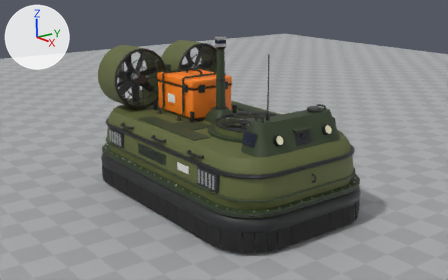
The Blender file assets/vehicle_blender/version_2/hovercraft_v2.blend: old version first, new version second.
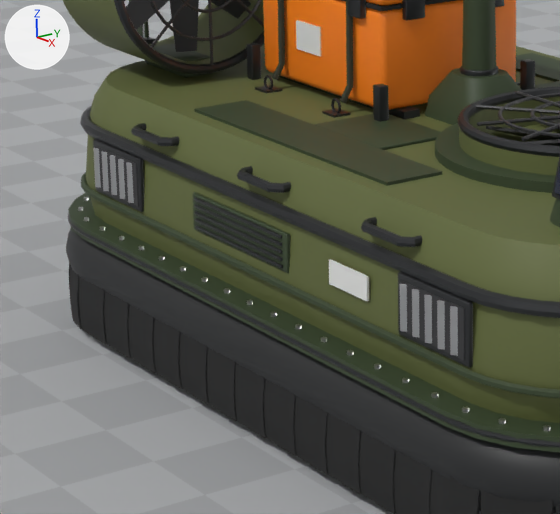
Each version is shown from the file's camera 'cam_front_34', then close up on the part from 18% to 54% of the width and 31% to 84% of the height. Lighting does not change. The marker at upper left points along +X, +Y and +Z. The last two pictures show the newer version.

Objects in the first close-up: 'floor', 'hull', 'payload_box', 'skirt', 'thrust_fan_right' and 2 more.
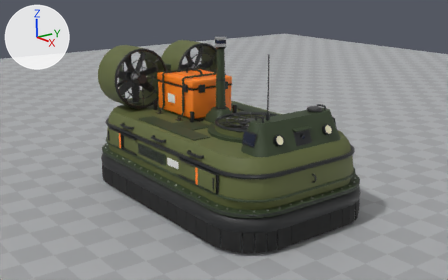
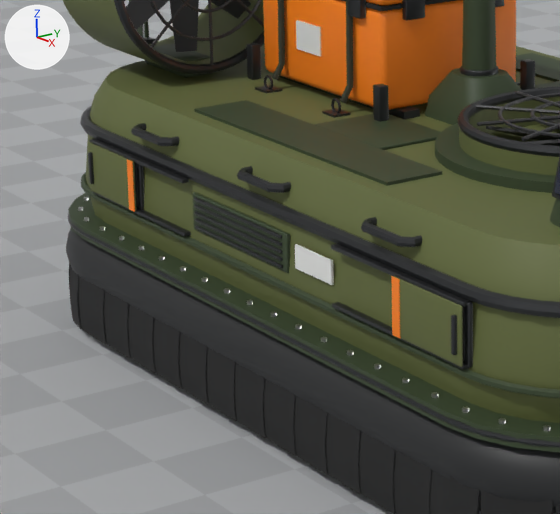
Pixel boxes (x1, y1, x2, y2) of what changed, in the close-ups (560 x 514 px; the box of a moved part takes in the faces that stretch with it):
'puff_bow_right', added
    after: (391, 276, 463, 367)
    faces in mat_olive (dark green #5f6738): (393, 276, 463, 367)
    faces in mat_orange (orange #ff8419): (391, 276, 401, 339)
    faces in mat_gunmetal (dark grey #3c3d3f): (451, 315, 457, 355)
'puff_stern_right', added
    after: (88, 142, 136, 212)
    faces in mat_olive (dark green #5f6738): (88, 142, 136, 211)
    faces in mat_orange (orange #ff8419): (127, 159, 135, 212)
    faces in mat_gunmetal (dark grey #3c3d3f): (88, 152, 94, 184)
part 1 of me_hull, moved or reshaped
    before: (329, 259, 369, 302)
    after: (295, 244, 334, 285)
part 2 of me_hull, built on
    before: (94, 139, 141, 160)
    after: (90, 139, 191, 237)
part 3 of me_hull, built on
    before: (399, 272, 472, 367)
    after: (331, 244, 472, 370)

Patch to the scene script:
```diff
--- a/assets/vehicle_blender/version_2/hovercraft_v2.blend.py
+++ b/assets/vehicle_blender/version_2/hovercraft_v2.blend.py
@@ me_hull @@
 # used by ob_hull; parent = ob_hovercraft_v2_root; location = (0.0, 0.0, 0.5)
-me_hull.from_pydata(...)  # 15534 vertices, 14493 faces; spans x -1.24..1.24, y -0.74..0.74, z -0.25..0.95
+me_hull.from_pydata(...)  # 16302 vertices, 15277 faces; spans x -1.24..1.24, y -0.74..0.74, z -0.25..0.95
+# me_hull part 1: the loose piece of 8 vertices spanning x 0.32..0.48, y -0.68, z -0.02..0.04 is moved by (-0.15, 0.0, 0.0)
+# me_hull part 2: 8 vertices moved within x -0.87, y -0.68, z -0.06..0.08; 192 vertices added at x -0.87..-0.35, y -0.7..-0.68, z -0.07..0.09
+# me_hull part 3: 7 vertices moved within x 0.87, y -0.68, z -0.06..0.08; 192 vertices added at x 0.35..0.87, y -0.7..-0.68, z -0.07..0.09
+# other edits to the shape of me_hull do not show in these pictures
 me_hull.materials.append(mat_olive)
@@ me_puff_stern_right @@
+me_puff_stern_right.from_pydata(...)  # 184 vertices, 186 faces; spans x -0.13..0.13, y -0.012..0.003, z -0.07..0.07
+me_puff_stern_right.polygons.foreach_set('use_smooth', [True] * 186)
+# faces by material slot: [82, 98, 6]
+me_puff_stern_right.materials.append(mat_olive)  # dark green #5f6738
+me_puff_stern_right.materials.append(mat_gunmetal)  # dark grey #3c3d3f
+me_puff_stern_right.materials.append(mat_orange)  # orange #ff8419
@@ me_puff_bow_right @@
+me_puff_bow_right.from_pydata(...)  # 184 vertices, 186 faces; spans x -0.13..0.13, y -0.012..0.003, z -0.07..0.07
+me_puff_bow_right.polygons.foreach_set('use_smooth', [True] * 186)
+# faces by material slot: [82, 98, 6]
+me_puff_bow_right.materials.append(mat_olive)  # dark green #5f6738
+me_puff_bow_right.materials.append(mat_gunmetal)  # dark grey #3c3d3f
+me_puff_bow_right.materials.append(mat_orange)  # orange #ff8419
@@ ob_puff_stern_right @@
+ob_puff_stern_right = bpy.data.objects.new('puff_stern_right', me_puff_stern_right)
+ob_puff_stern_right.parent = ob_hull
+ob_puff_stern_right.matrix_parent_inverse = Matrix(((1.0, 0.0, 0.0, 0.0), (0.0, 1.0, 0.0, 0.0), (0.0, 0.0, 1.0, -0.5), (0.0, 0.0, 0.0, 1.0)))
+ob_puff_stern_right.location = (-0.74, -0.7, 0.51)
@@ ob_puff_bow_right @@
+ob_puff_bow_right = bpy.data.objects.new('puff_bow_right', me_puff_bow_right)
+ob_puff_bow_right.parent = ob_hull
+ob_puff_bow_right.matrix_parent_inverse = Matrix(((1.0, 0.0, 0.0, 0.0), (0.0, 1.0, 0.0, 0.0), (0.0, 0.0, 1.0, -0.5), (0.0, 0.0, 0.0, 1.0)))
+ob_puff_bow_right.location = (0.74, -0.7, 0.51)
```
